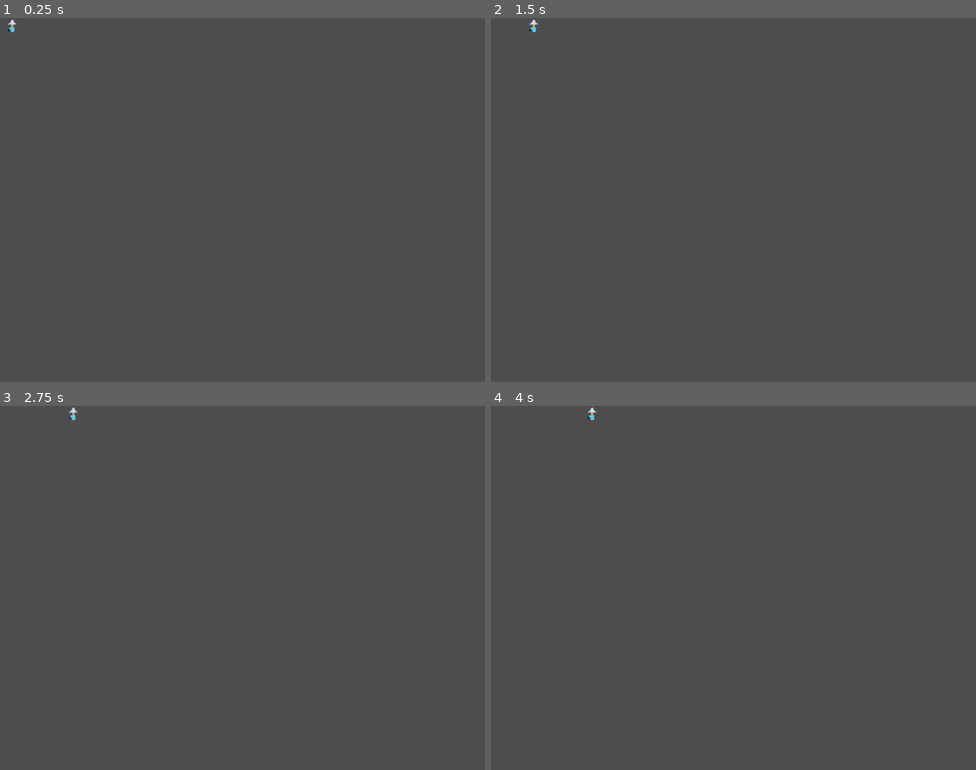
Above: before the commit, frames 1-4 (two rows, left to right).
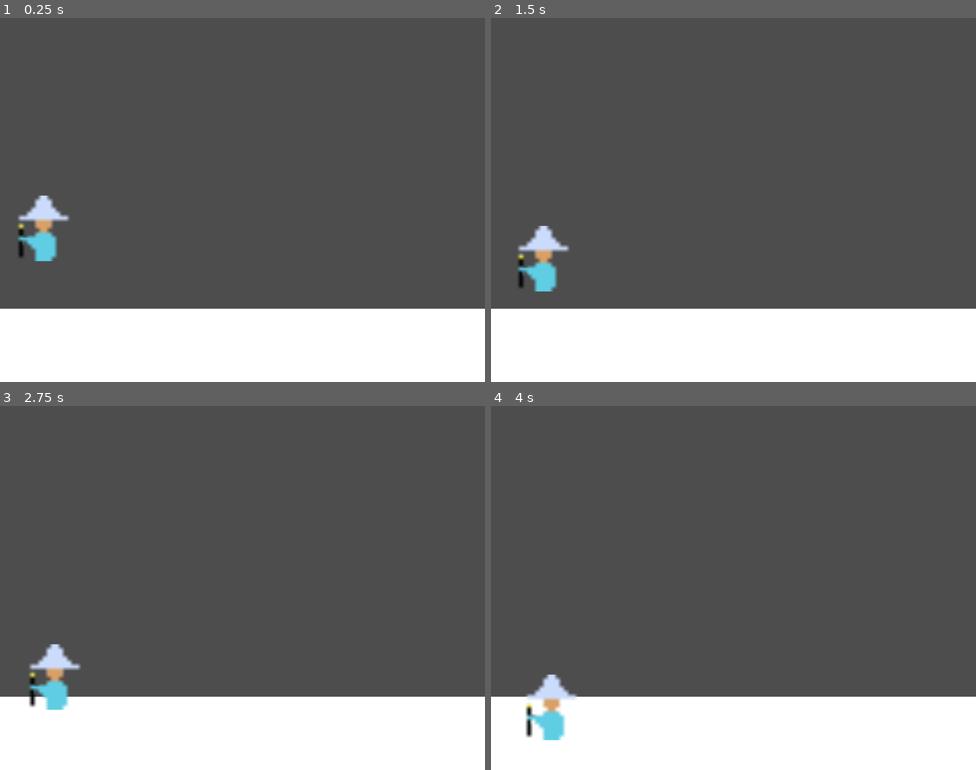
Above: after the commit, the same moments.

Repository: jonathanung/ShreddedWizards
Game: Godot game, scene res://level.tscn
Two runs of this game, one before a commit and one after it. Both use one fixed random seed, a clock stepped at 60 frames per second and the inputs below. Before the commit the project starts from res://player.tscn.
Inputs:
- Up to frame 1 (0.25 s): no input
- Up to frame 2 (1.5 s): tap Enter at 0.5 s; hold Right (move_right) 0.53-1.28 s; hold A (move_left, bound only after the commit) from 1.28 s (still down)
- Up to frame 3 (2.75 s): release A (move_left, bound only after the commit) at 2.03 s; hold Right (move_right) from 2.03 s (still down)
- Up to frame 4 (4 s): release Right (move_right) at 3.53 s; hold A (move_left, bound only after the commit) from 3.53 s (still down)

The runs differ from the first frame. In frame 1, 21% of the frame differs, in the area x 0-100%, y 0-100%; in frame 2, 21%; in frame 3, 21%; in frame 4, 21%.

Commit message:
Setup level

Diff:
--- /dev/null
+++ b/ground.tscn
@@ -0,0 +1,16 @@
+[gd_scene load_steps=3 format=3 uid="uid://f6qm2lkc8vxo"]
+
+[sub_resource type="RectangleShape2D" id="RectangleShape2D_albjy"]
+
+[sub_resource type="CanvasTexture" id="CanvasTexture_xuxmw"]
+
+[node name="Area2D" type="Area2D"]
+scale = Vector2(9.4, 2.08318)
+
+[node name="CollisionShape2D" type="CollisionShape2D" parent="."]
+scale = Vector2(1, 0.501131)
+shape = SubResource("RectangleShape2D_albjy")
+
+[node name="Sprite2D" type="Sprite2D" parent="."]
+scale = Vector2(20.065, 9.87083)
+texture = SubResource("CanvasTexture_xuxmw")
--- /dev/null
+++ b/level.tscn
@@ -0,0 +1,14 @@
+[gd_scene load_steps=3 format=3 uid="uid://jcubgl4f4urc"]
+
+[ext_resource type="PackedScene" uid="uid://dm4x12ykv2cur" path="res://player.tscn" id="1_usqxx"]
+[ext_resource type="PackedScene" uid="uid://f6qm2lkc8vxo" path="res://ground.tscn" id="2_dneru"]
+
+[node name="Level" type="Node2D"]
+
+[node name="Ground" parent="." instance=ExtResource("2_dneru")]
+position = Vector2(560, 851)
+scale = Vector2(78.9564, 26.7493)
+
+[node name="CharacterBody2D" parent="." instance=ExtResource("1_usqxx")]
+position = Vector2(108, 505)
+scale = Vector2(10.1089, 10.1437)
--- a/player.gd
+++ b/player.gd
@@ -7,8 +7,6 @@
 var Mana: int = 10;
 
 var Velocity: int = 0;
-
-var resource = load("res://player_shape.tres")
 
 func _init():
 	pass
@@ -33,14 +31,12 @@
 	pass
 
 func _physics_process(delta):
-	self.position.x += self.velocity.x * delta
+	move_and_collide(Vector2(0, 1))
 
-func _input(event):
-	if event is InputEventKey and event.pressed:
-		if event.keycode == KEY_RIGHT:
-			self.position.x += 5
-
-			#self.velo
+	if (Input.is_action_pressed("move_left")):
+		self.position.x -= self.velocity.x * delta
+	elif (Input.is_action_pressed("move_right")):
+		self.position.x += self.velocity.x * delta
 
 # Called every frame. 'delta' is the elapsed time since the previous frame.
 func _process(delta):
--- a/player.tscn
+++ b/player.tscn
@@ -3,20 +3,14 @@
 [ext_resource type="Texture2D" uid="uid://w2b4es813tgf" path="res://sprites/players/wizard1.png" id="1_4kcew"]
 [ext_resource type="Script" path="res://player.gd" id="1_fculk"]
 
-[sub_resource type="RectangleShape2D" id="RectangleShape2D_4qg3t"]
+[sub_resource type="CircleShape2D" id="CircleShape2D_6pflv"]
 
-[node name="Player" type="Node2D"]
-position = Vector2(3, 4)
-scale = Vector2(1.37355, 1.55954)
-
-[node name="CharacterBody2D" type="CharacterBody2D" parent="."]
+[node name="Player" type="CharacterBody2D"]
+scale = Vector2(2.14709, 2.03643)
 script = ExtResource("1_fculk")
 
-[node name="CollisionShape2D" type="CollisionShape2D" parent="CharacterBody2D"]
-position = Vector2(10, 10)
-shape = SubResource("RectangleShape2D_4qg3t")
+[node name="CollisionShape2D2" type="CollisionShape2D" parent="."]
+shape = SubResource("CircleShape2D_6pflv")
 
-[node name="Sprite2D" type="Sprite2D" parent="CharacterBody2D"]
-position = Vector2(10, 10)
-scale = Vector2(1.25, 1.25)
+[node name="Sprite2D2" type="Sprite2D" parent="."]
 texture = ExtResource("1_4kcew")
--- a/player_shape.tres
+++ /dev/null
@@ -1,7 +0,0 @@
-[gd_resource type="RectangleShape2D" script_class="Player" load_steps=2 format=3 uid="uid://cwo7iv4kn1fdi"]
-
-[ext_resource type="Script" path="res://player.gd" id="1_2gjlv"]
-
-[resource]
-size = Vector2(4.47029, 4.56085)
-script = ExtResource("1_2gjlv")
--- a/project.godot
+++ b/project.godot
@@ -11,7 +11,7 @@
 [application]
 
 config/name="Shredded Wizards"
-run/main_scene="res://player.tscn"
+run/main_scene="res://level.tscn"
 config/features=PackedStringArray("4.2", "GL Compatibility")
 config/icon="res://icon.svg"
 <<<<<<<HEADrun/main_scene="res://menu.tscn"
@@ -35,6 +35,18 @@
 , Object(InputEventKey,"resource_local_to_scene":false,"resource_name":"","device":-1,"window_id":0,"alt_pressed":false,"shift_pressed":false,"ctrl_pressed":false,"meta_pressed":false,"pressed":false,"keycode":0,"physical_keycode":68,"key_label":0,"unicode":100,"echo":false,"script":null)
 ]
 }
+move_left={
+"deadzone": 0.5,
+"events": [Object(InputEventKey,"resource_local_to_scene":false,"resource_name":"","device":-1,"window_id":0,"alt_pressed":false,"shift_pressed":false,"ctrl_pressed":false,"meta_pressed":false,"pressed":false,"keycode":0,"physical_keycode":65,"key_label":0,"unicode":97,"echo":false,"script":null)
+, Object(InputEventKey,"resource_local_to_scene":false,"resource_name":"","device":-1,"window_id":0,"alt_pressed":false,"shift_pressed":false,"ctrl_pressed":false,"meta_pressed":false,"pressed":false,"keycode":0,"physical_keycode":4194319,"key_label":0,"unicode":0,"echo":false,"script":null)
+]
+}
+jump={
+"deadzone": 0.5,
+"events": [Object(InputEventKey,"resource_local_to_scene":false,"resource_name":"","device":-1,"window_id":0,"alt_pressed":false,"shift_pressed":false,"ctrl_pressed":false,"meta_pressed":false,"pressed":false,"keycode":0,"physical_keycode":87,"key_label":0,"unicode":119,"echo":false,"script":null)
+, Object(InputEventKey,"resource_local_to_scene":false,"resource_name":"","device":-1,"window_id":0,"alt_pressed":false,"shift_pressed":false,"ctrl_pressed":false,"meta_pressed":false,"pressed":false,"keycode":0,"physical_keycode":4194320,"key_label":0,"unicode":0,"echo":false,"script":null)
+]
+}
 
 [rendering]
 
--- a/sample.tscn
+++ /dev/null
@@ -1,37 +0,0 @@
-[gd_scene load_steps=6 format=3 uid="uid://c8qo8mmttnqqj"]
-
-[ext_resource type="Shape2D" uid="uid://dd20termiec0u" path="res://ground.tres" id="1_yys2h"]
-[ext_resource type="Shape2D" uid="uid://cwo7iv4kn1fdi" path="res://player_shape.tres" id="2_nitwn"]
-[ext_resource type="Script" path="res://player.gd" id="3_7wb21"]
-[ext_resource type="Texture2D" uid="uid://w2b4es813tgf" path="res://sprites/players/wizard1.png" id="4_jul6h"]
-
-[sub_resource type="CanvasTexture" id="CanvasTexture_68ss4"]
-
-[node name="Node2D" type="Node2D"]
-
-[node name="Ground" type="Area2D" parent="."]
-position = Vector2(744, 809)
-scale = Vector2(24.1184, -21.044)
-
-[node name="CollisionShape2D" type="CollisionShape2D" parent="Ground"]
-shape = ExtResource("1_yys2h")
-
-[node name="Sprite2D" type="Sprite2D" parent="Ground"]
-position = Vector2(1.90735e-06, 2.38419e-07)
-scale = Vector2(62, 6)
-texture = SubResource("CanvasTexture_68ss4")
-
-[node name="Player" type="Area2D" parent="."]
-position = Vector2(164, 516)
-scale = Vector2(5.31254, 73.6705)
-script = ExtResource("3_7wb21")
-
-[node name="CollisionShape2D" type="CollisionShape2D" parent="Player"]
-position = Vector2(6.02338, 0.719421)
-scale = Vector2(1, 1)
-shape = ExtResource("2_nitwn")
-
-[node name="Wizard1" type="Sprite2D" parent="Player"]
-position = Vector2(5.92936, 0.746567)
-scale = Vector2(3.09409, 0.295233)
-texture = ExtResource("4_jul6h")
--- /dev/null
+++ b/sprites/powerups/ground.tscn
@@ -0,0 +1,17 @@
+[gd_scene load_steps=3 format=3 uid="uid://dbc7jqd8us1kf"]
+
+[sub_resource type="RectangleShape2D" id="RectangleShape2D_l4hx4"]
+
+[sub_resource type="CanvasTexture" id="CanvasTexture_blupt"]
+
+[node name="Area2D" type="Area2D"]
+scale = Vector2(20.2733, 1.12565)
+
+[node name="CollisionShape2D" type="CollisionShape2D" parent="."]
+position = Vector2(10.0132, 55.0794)
+shape = SubResource("RectangleShape2D_l4hx4")
+
+[node name="Sprite2D" type="Sprite2D" parent="."]
+position = Vector2(10.0132, 55.0794)
+scale = Vector2(19.9787, 17.3436)
+texture = SubResource("CanvasTexture_blupt")
